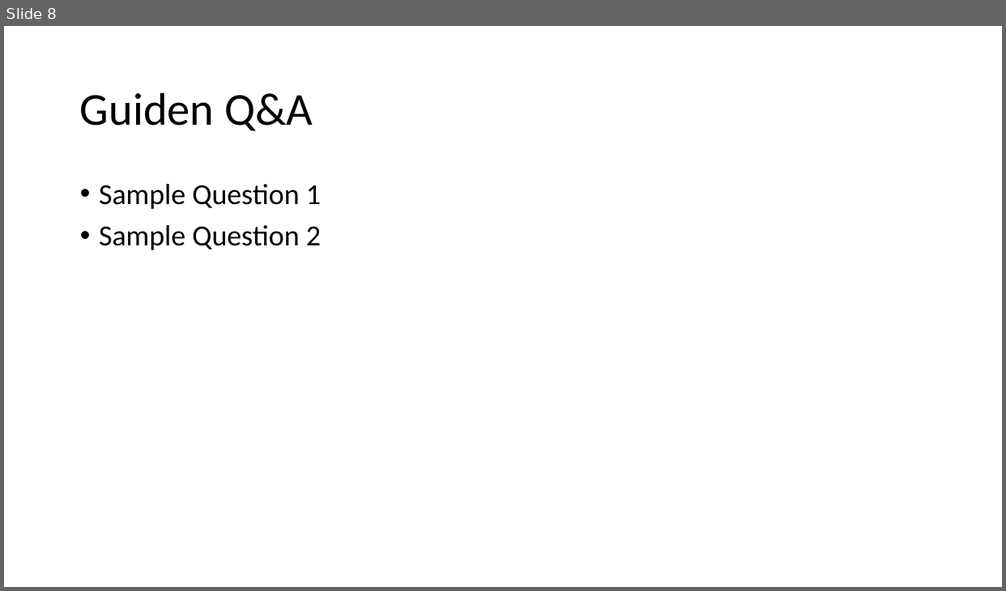
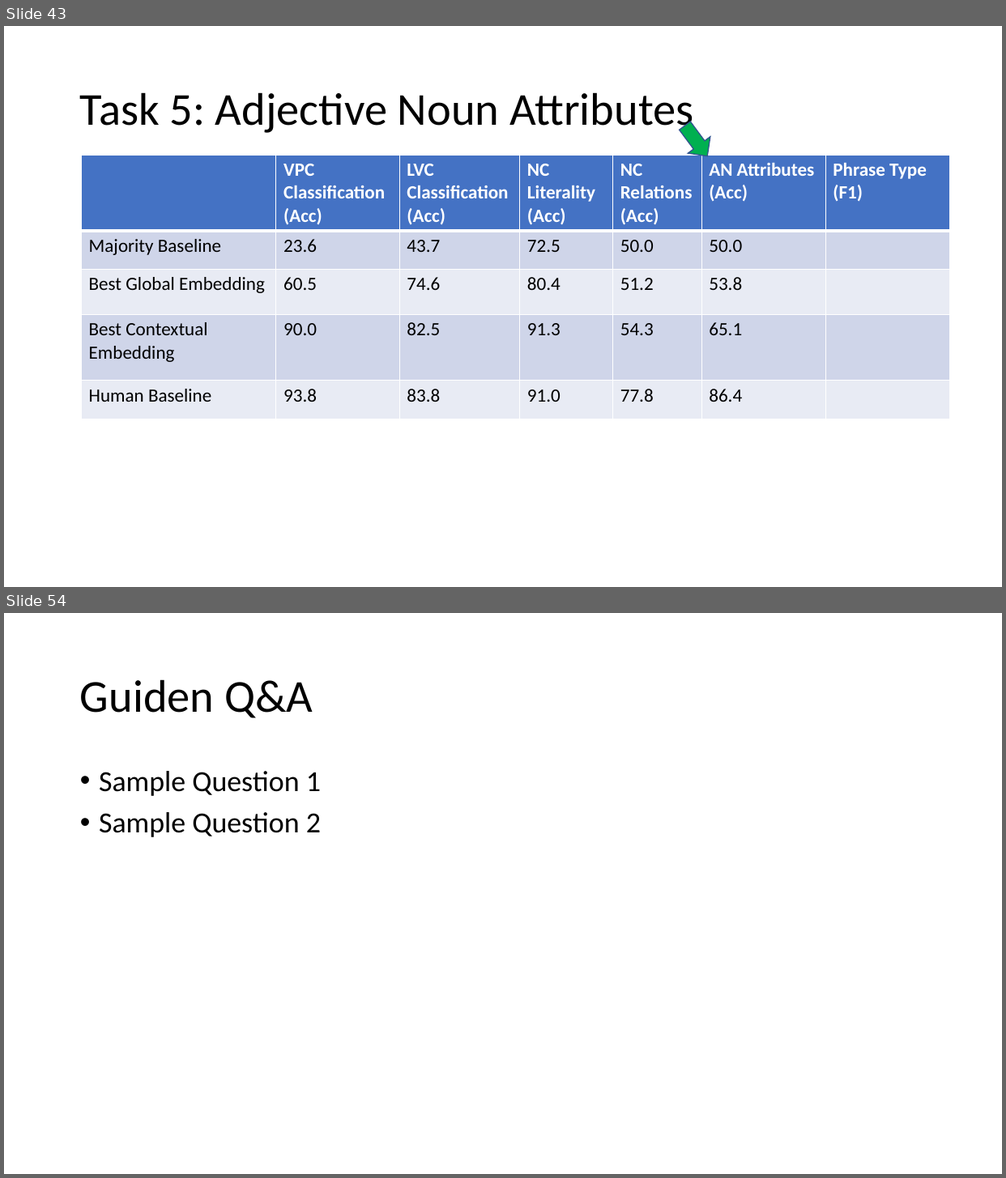
Before and after one commit to spacemanidol/AnalyzingNeuralLanguageModelsGroup1, a slide deck: PaperPresentation02202020.pptx. Shown one above the other, each under a label of ours: slide 8 before the commit, slides 43 and 54 after it; the slides between them are not shown. The pictures are 1006x591 and 1006x1178 pixels, drawn with LibreOffice and Linux fonts; fonts in the diff are those of the drawing. Boxes give left, top, right and bottom in pixels: in the first picture for what was removed or moved away, otherwise in the second. Text is boxed around its words. In the diff, an @@ line names an element or a change of style, - is before the commit and + after.

Commit message:
Update PaperPresentation02202020.pptx
Added Most of the slides for the Pain in the Neck paper. Still need to add the content in for the task descriptions and some results and analysis

```diff
--- a/PaperPresentation02202020.pptx
+++ b/PaperPresentation02202020.pptx
@@ slide 43 added at bbox=[4, 26, 1002, 587], background #FFFFFF @@
@@ title added at bbox=[80, 92, 693, 135], 44 pt, text #000000 @@
+Task 5: Adjective Noun Attributes
@@ left arrow added at bbox=[674, 118, 718, 165], fill #00B050, outline #325491 1 pt @@
@@ table added at bbox=[81, 155, 950, 417], 5 rows, 7 columns @@
+ | VPC Classification (Acc) | LVC Classification (Acc) | NC Literality (Acc) | NC Relations (Acc) | AN Attributes (Acc) | Phrase Type (F1)
+Majority Baseline | 23.6 | 43.7 | 72.5 | 50.0 | 50.0 | 
+Best Global Embedding | 60.5 | 74.6 | 80.4 | 51.2 | 53.8 | 
+Best Contextual Embedding | 90.0 | 82.5 | 91.3 | 54.3 | 65.1 | 
+Human Baseline | 93.8 | 83.8 | 91.0 | 77.8 | 86.4 | 
@@ what was slide 8 is now slide 54 @@
```
Also in this commit, not shown: 1 slide changed, 45 other slides added.
